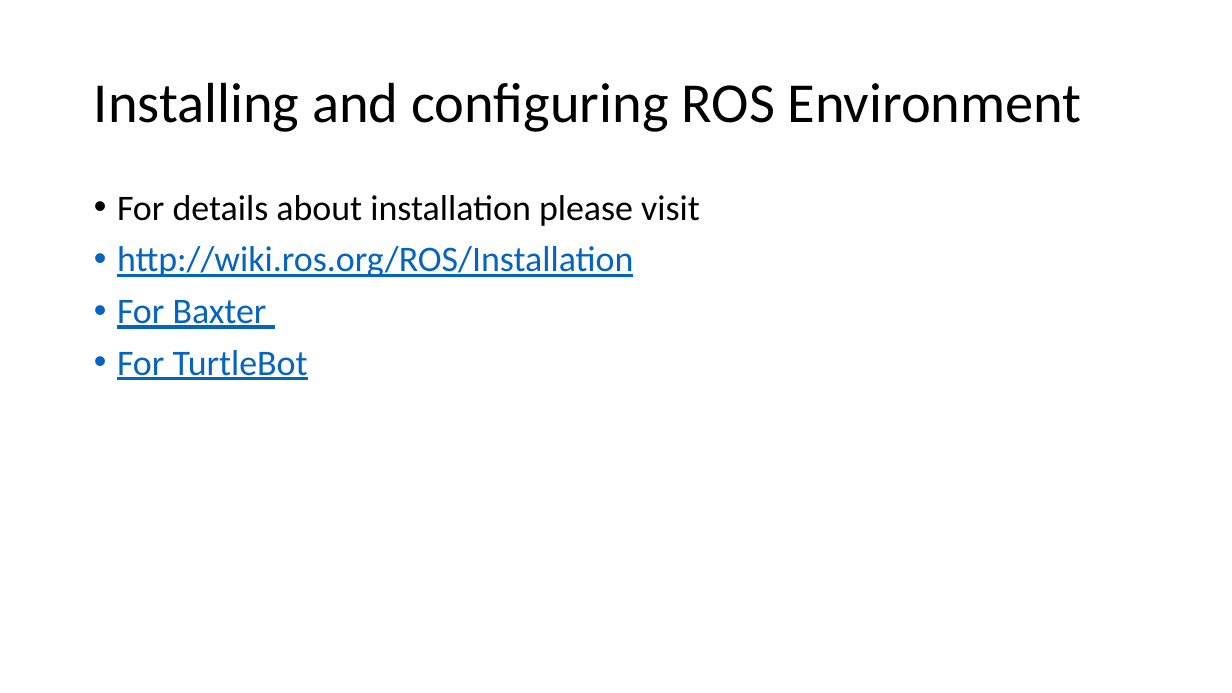
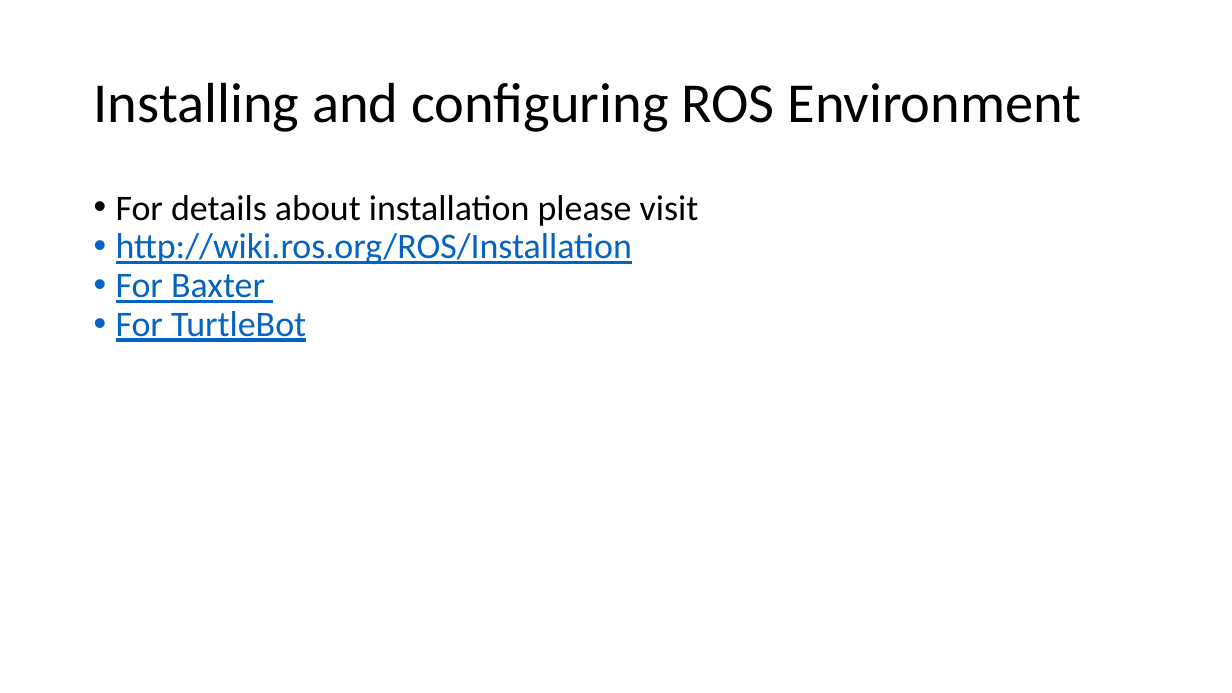
Before and after one commit to vishal-kit/ROS_Lec_1, a slide deck: slide 10 of ROS lec 1_jp.pptx. Drawn at 1232x693 pixels with LibreOffice and Linux fonts; fonts in the diff are those of the drawing. Boxes give left, top, right and bottom in pixels: in the first picture for what was removed or moved away, otherwise in the second. Text is boxed around its words. In the diff, an @@ line names an element or a change of style, - is before the commit and + after.

```diff
--- a/ROS lec 1_jp.pptx
+++ b/ROS lec 1_jp.pptx
@@ text "For details about installation please ..." at box(116, 195, 699, 342): indent changed; less space between paragraphs @@
```
Also in this commit, not shown: 8 other slides changed, 8 slides added, 6 slides removed.
